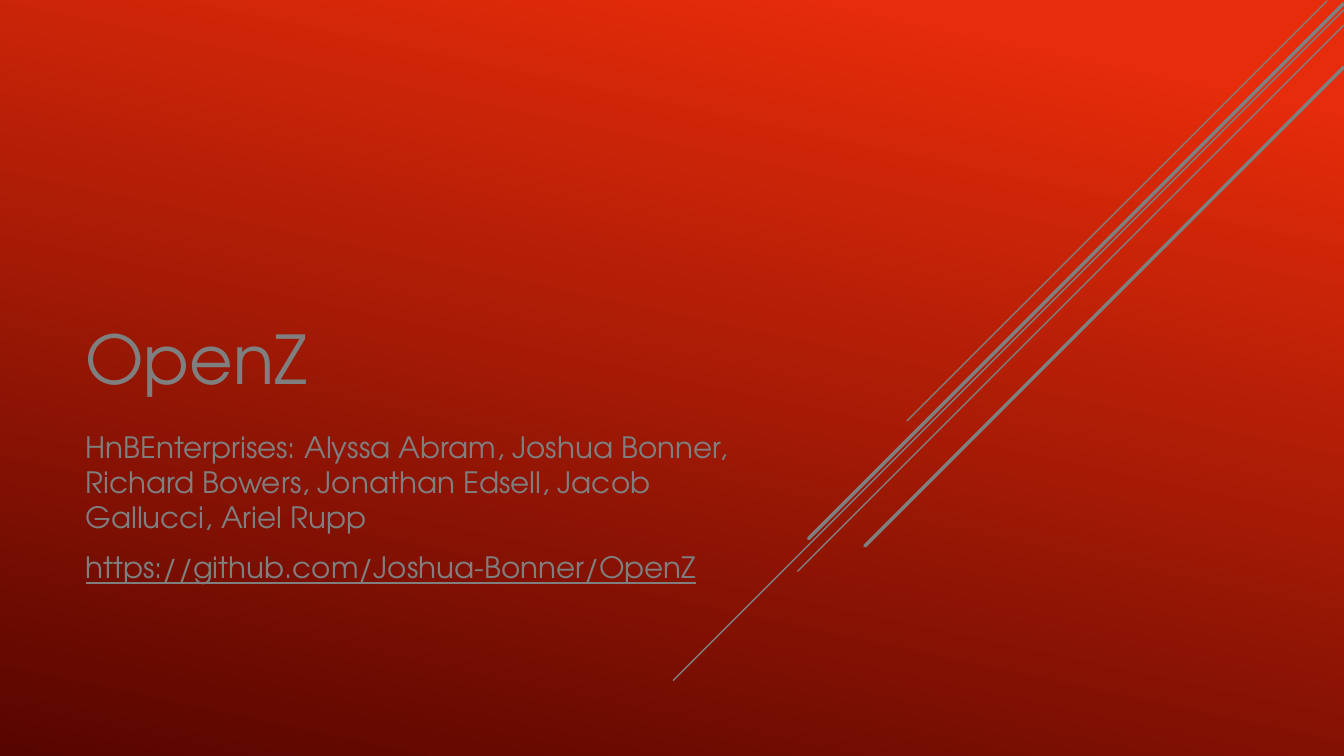
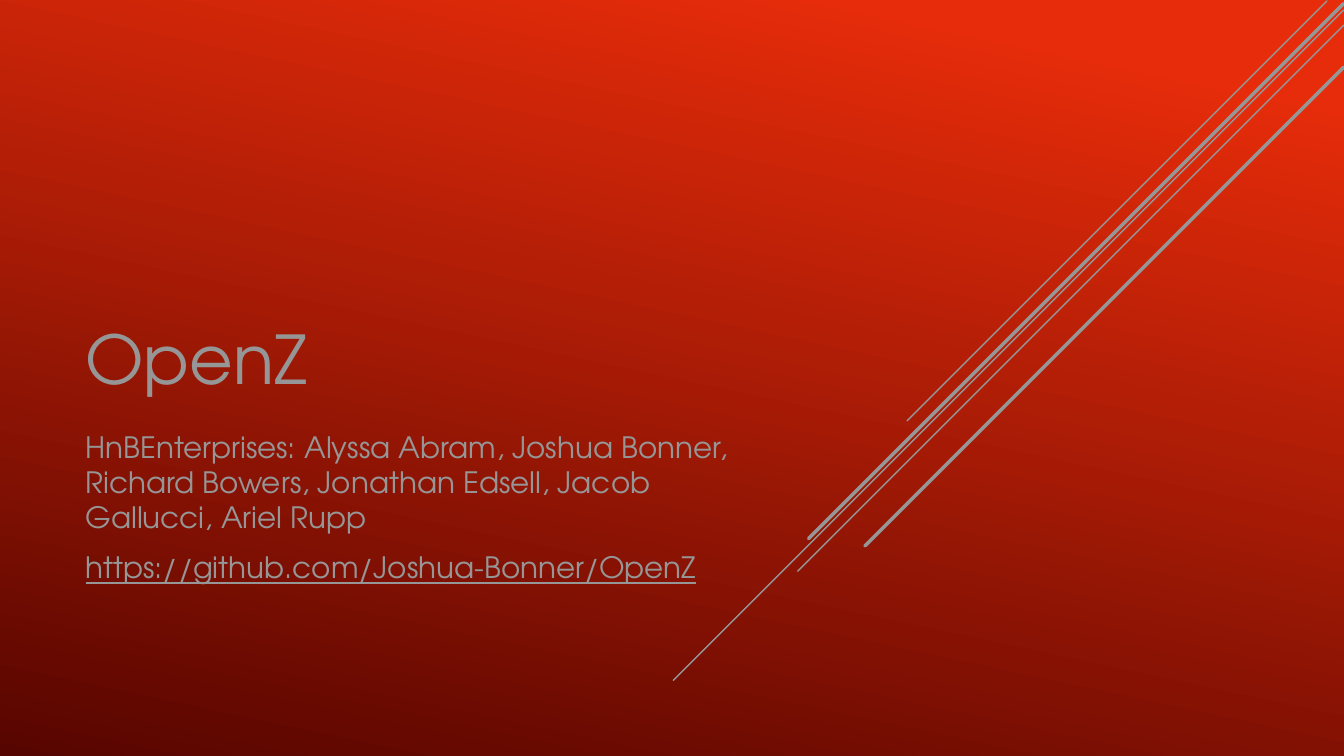
Before and after one commit to Joshua-Bonner/OpenZ, a slide deck: slide 1 of Presentation/OpenZ.pptx. Drawn at 1344x756 pixels with LibreOffice and Linux fonts; fonts in the diff are those of the drawing. Boxes give left, top, right and bottom in pixels: in the first picture for what was removed or moved away, otherwise in the second. Text is boxed around its words. In the diff, an @@ line names an element or a change of style, - is before the commit and + after.

```diff
--- a/Presentation/OpenZ.pptx
+++ b/Presentation/OpenZ.pptx
@@ line (1344, 10) - (674, 681): stroke #7F7F7F 1 pt to #969696 1 pt @@
@@ line (1344, 25) - (798, 572): stroke #7F7F7F 1 pt to #969696 1 pt @@
@@ line (1344, 4) - (809, 538): stroke #7F7F7F 2.5 pt to #969696 2.5 pt @@
@@ line (1327, 1) - (907, 421): stroke #7F7F7F 1 pt to #969696 1 pt @@
@@ title "OpenZ" at [86,333,307,397]: text colour #7F7F7F to #969696 @@
@@ line (1344, 68) - (865, 546): stroke #7F7F7F 2.5 pt to #969696 2.5 pt @@
@@ subtitle "HnBEnterprises: Alyssa Abram, Joshua Bonner, ..." at [86,436,727,584]: text colour #7F7F7F to #969696 @@
```
Also in this commit, not shown: 6 other slides changed.
